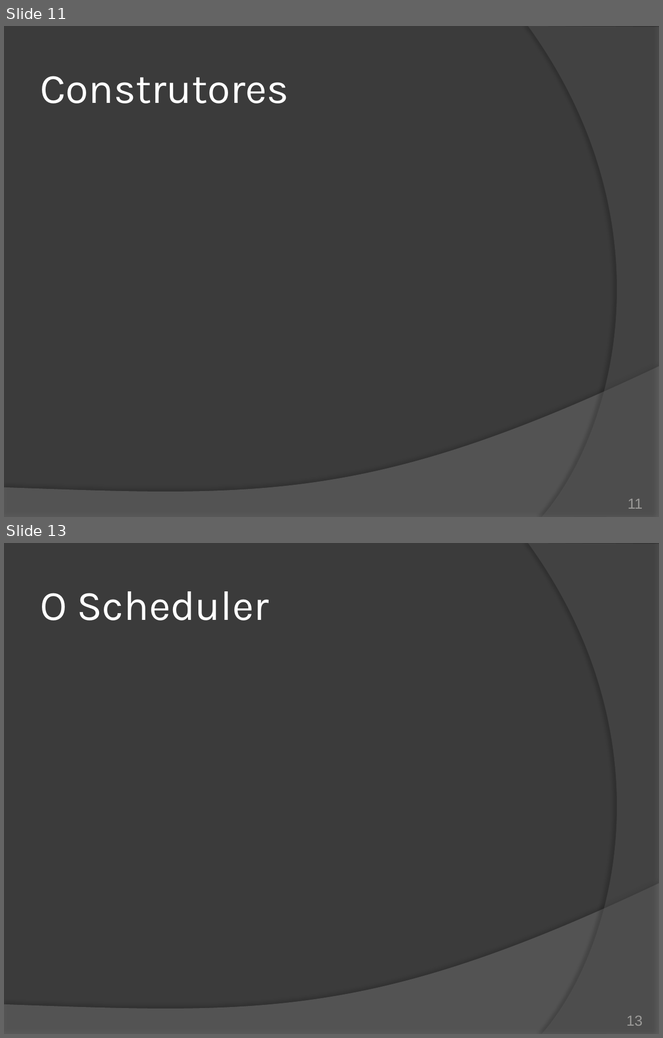
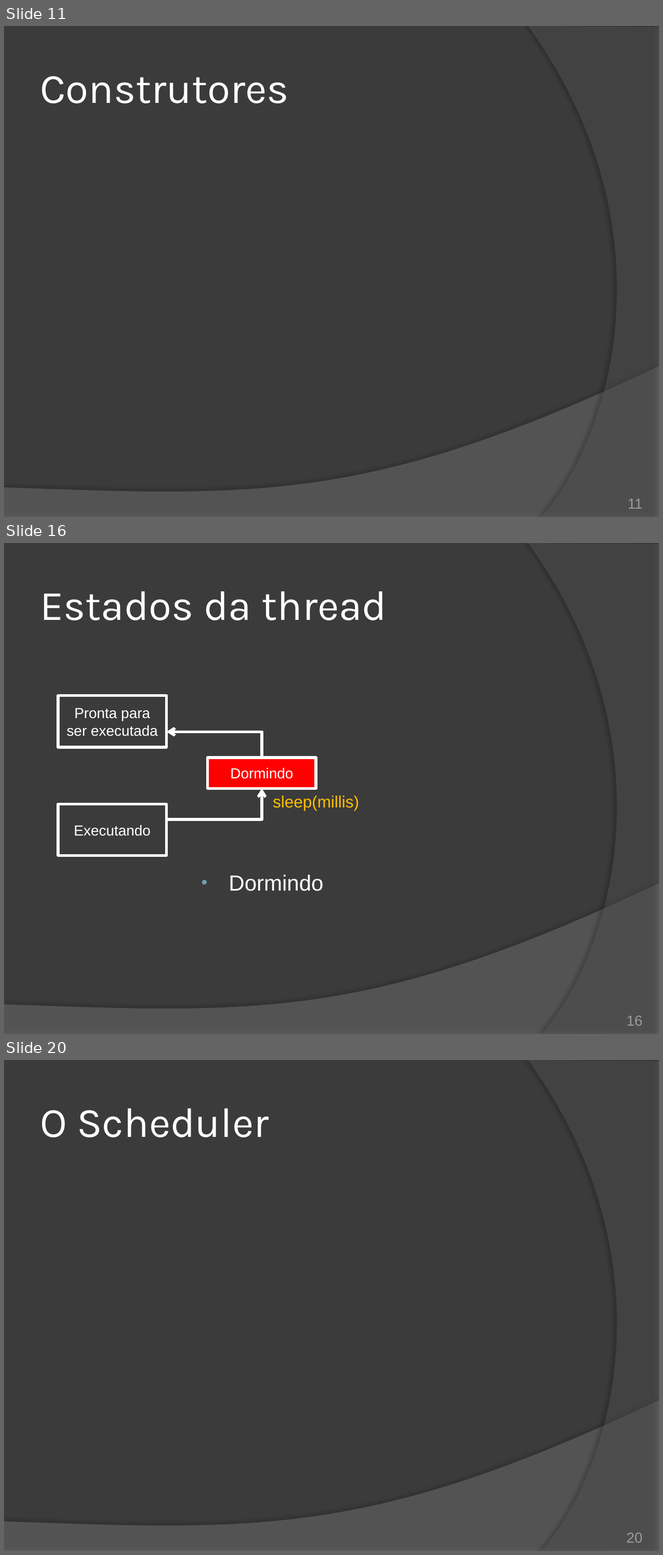
Before and after one commit to duchesqui/slzvieira-training, a slide deck: 2-Java-Programmer-Modulo-II/14.Capitulo08.pptx. Shown one above the other, each under a label of ours: slides 11 and 13 before the commit, slides 11, 16 and 20 after it; the slides between them are not shown. The pictures are 663x1038 and 663x1555 pixels, drawn with LibreOffice and Linux fonts; fonts in the diff are those of the drawing. Boxes give left, top, right and bottom in pixels: in the first picture for what was removed or moved away, otherwise in the second. Text is boxed around its words. In the diff, an @@ line names an element or a change of style, - is before the commit and + after.

Commit message:
Capítulo 8: Estados da thread.

```diff
--- a/2-Java-Programmer-Modulo-II/14.Capitulo08.pptx
+++ b/2-Java-Programmer-Modulo-II/14.Capitulo08.pptx
@@ slide 16 added at [4, 543, 659, 1034], background #3B3B3B; not listed: 2 template elements that a slide beside it also shows @@
@@ title added at [40, 591, 387, 620], 46 pt, text #FFFFFF @@
+Estados da thread
@@ rectangle added at [59, 696, 166, 747], outline #FFFFFF 3 pt, 16 pt, text #FFFFFF @@
+Pronta para
+ser executada
@@ elbow arrow added from (262, 758) to (166, 732), #FFFFFF 3 pt @@
@@ rectangle added at [208, 758, 316, 788], fill #FF0000, outline #FFFFFF 3 pt, 16 pt, text #FFFFFF @@
+Dormindo
@@ elbow arrow added from (166, 820) to (262, 788), #FFFFFF 3 pt @@
@@ rectangle added at [59, 805, 166, 856], outline #FFFFFF 3 pt, 16 pt, text #FFFFFF @@
+Executando
@@ text added at [273, 796, 359, 811], 18 pt, text #FFC000 @@
+sleep(millis)
@@ text added at [229, 875, 323, 891], 24 pt, text #FFFFFF @@
+• Dormindo
@@ page number added at [626, 1016, 643, 1026], 16 pt, text #9D9B9A @@
+16
@@ what was slide 13 is now slide 20 @@
@@ page number at [626, 1533, 643, 1543]: text changed @@
-13
+20
```
Also in this commit, not shown: 1 slide changed, 6 other slides added.
